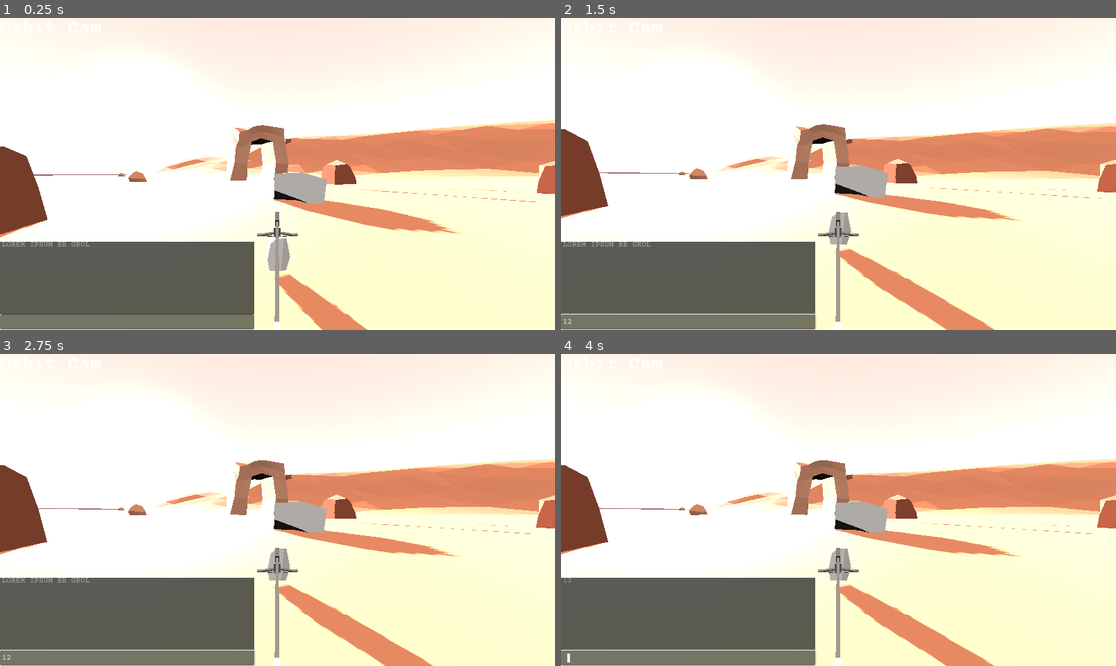
Above: before the commit, frames 1-4 (two rows, left to right).
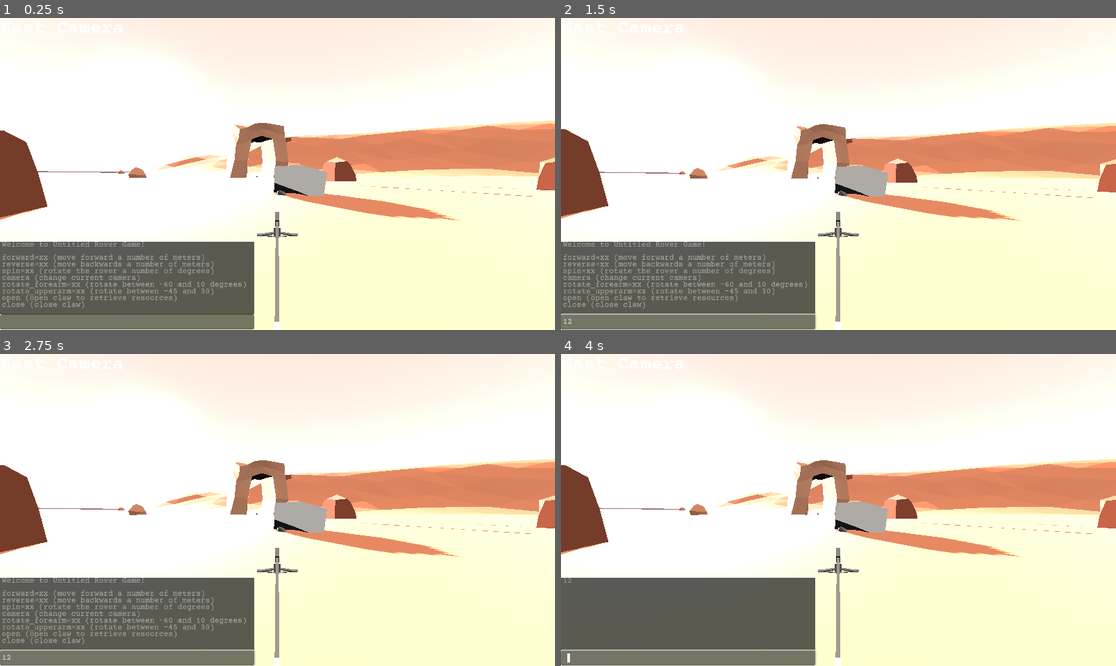
Above: after the commit, the same moments.

Repository: PandorasGit/RoverGame
Game: Godot game, scene res://DevRoom.tscn
The game is run twice, just before and just after one commit, with the same random seed, the same clock (stepped at 60 frames per second) and the same inputs.
Inputs (mouse positions are in pixels of both pictures, inside the frame that each line leads up to):
- Up to frame 1 (0.25 s): no input
- Up to frame 2 (1.5 s): click (688, 320) at 0.52 s; type "12" at 0.6 s
- Up to frame 3 (2.75 s): no input
- Up to frame 4 (4 s): tap Enter at 2.75 s; tap Space at 3.5 s

The runs differ from the first frame. In frame 1, 7.6% of the frame differs, in the area x 0-100%, y 1-100%; in frame 2, 4.4%; in frame 3, 3.9%; in frame 4, 2.2%.

Commit message:
Add help command

Diff:
--- a/project/DevRoom.tscn
+++ b/project/DevRoom.tscn
@@ -46,7 +46,7 @@
 [node name="console" parent="." instance=ExtResource("2_240b5")]
 
 [node name="rover" parent="." instance=ExtResource("3_xwqu1")]
-transform = Transform3D(1, 0, 0, 0, 1, 0, 0, 0, 1, 0, 3.01221, 5.43706)
+transform = Transform3D(1, 0, 0, 0, 1, 0, 0, 0, 1, 0, 1.2913, 5.43706)
 
 [node name="WorldEnvironment" type="WorldEnvironment" parent="."]
 environment = SubResource("Environment_4drep")
@@ -91,7 +91,7 @@
 transform = Transform3D(-0.00765878, 0.058135, -0.596474, -0.0367501, 0.595354, 0.0584978, 0.598172, 0.0373213, -0.00404309, 5.3684, 2.16609, -47.0088)
 
 [node name="Lithium" parent="." instance=ExtResource("7_1qr8n")]
-transform = Transform3D(1, 0, 0, 0, 1, 0, 0, 0, 1, 0, 0, -8.4941)
+transform = Transform3D(0.540461, -0.841369, 0, 0.841369, 0.540461, 0, 0, 0, 1, 1.23376, -1.27218, -44.5211)
 
 [node name="Rockformation" type="MeshInstance3D" parent="."]
 transform = Transform3D(-0.360404, 0, 0.932796, 0, 1, 0, -0.932796, 0, -0.360404, -27.4267, 29.0733, -255.298)
@@ -113,3 +113,6 @@
 stream = ExtResource("10_40avu")
 volume_db = -8.0
 autoplay = true
+
+[node name="Lithium2" parent="." instance=ExtResource("7_1qr8n")]
+transform = Transform3D(0.415646, -0.667296, 0.618024, 0.848806, 0.528705, 0, -0.326753, 0.524583, 0.786159, -26.37, -1.21616, -257.842)
--- a/project/Rocks/Lithium/lithium.tscn
+++ b/project/Rocks/Lithium/lithium.tscn
@@ -1,6 +1,12 @@
-[gd_scene load_steps=3 format=3 uid="uid://bdrclcw24q5ic"]
+[gd_scene load_steps=4 format=3 uid="uid://bdrclcw24q5ic"]
 
 [ext_resource type="PackedScene" uid="uid://j5yg12lmkce2" path="res://Lithium.glb" id="1_bgegh"]
+
+[sub_resource type="StandardMaterial3D" id="StandardMaterial3D_cuflw"]
+albedo_color = Color(0.411765, 0.411765, 0.411765, 1)
+metallic = 0.73
+metallic_specular = 0.03
+roughness = 0.47
 
 [sub_resource type="CylinderShape3D" id="CylinderShape3D_emq2o"]
 height = 2.5
@@ -8,6 +14,9 @@
 
 [node name="Lithium" instance=ExtResource("1_bgegh")]
 
+[node name="Cube" parent="." index="0"]
+surface_material_override/0 = SubResource("StandardMaterial3D_cuflw")
+
 [node name="Area3D" type="Area3D" parent="." index="1" groups=["resource"]]
 collision_layer = 2
 collision_mask = 2
--- a/project/Rover/rover.gd
+++ b/project/Rover/rover.gd
@@ -12,12 +12,11 @@
 @onready var upperRightClaw = $VehicleBody3D/Rovee/Upper_Arm/Fore_Arm/Claw_Compartment/Claw_Right_Lower/Claw_Right_Upper
 @onready var durationTimer = $DurationTimer
 @onready var clawArea = $VehicleBody3D/Rovee/Upper_Arm/Fore_Arm/Claw_Compartment/ClawArea/ClawAreaOfEffect
-
-
 @onready var forearm = get_node("VehicleBody3D/Rovee/Upper_Arm/Fore_Arm")
 @onready var upperarm = get_node("VehicleBody3D/Rovee/Upper_Arm")
 
 
+var resources := 0
 var going := false
 var current_cam := 0
 var last_position := Vector3.ZERO
@@ -173,6 +172,7 @@
 	for particle in $VehicleBody3D/Particles.get_children():
 		particle.emitting = true
 
+
 func end_particles():
 	for particle in $VehicleBody3D/Particles.get_children():
 		particle.emitting = false
@@ -181,3 +181,4 @@
 func _on_claw_area_area_entered(area):
 	if area.is_in_group("resource"):
 		area.get_parent_node_3d().queue_free()
+		resources += 1
--- a/project/console/console.gd
+++ b/project/console/console.gd
@@ -7,7 +7,7 @@
 @export var average_angular_speed := 5.365
 var terminal_text
 
-var camera_names = ["Orbit Cam", "Selfie Cam", "Ground Cam"]
+var camera_names = ["Mast Cam", "Selfie Cam", "Ground Cam"]
 var current_cam = 0
 
 func _on_terminal_text_submitted(_new_text):
@@ -46,3 +46,12 @@
 			EventQueue.emit_signal("open_claw")
 		if command_with_paramater[0] == "close":
 			EventQueue.emit_signal("close_claw")
+		if command_with_paramater[0] == "help":
+			command_history.text += "forward=xx (move forward a number of meters)
+reverse=xx (move backwards a number of meters)
+spin=xx (rotate the rover a number of degrees)
+camera (change current camera)
+rotate_forearm=xx (rotate between -60 and 10 degrees)
+rotate_upperarm=xx (rotate between -45 and 30)
+open (open claw to retrieve resources)
+close (close claw)\n"
--- a/project/console/console.tscn
+++ b/project/console/console.tscn
@@ -25,7 +25,16 @@
 grow_vertical = 0
 theme_override_constants/line_spacing = -5
 theme_override_fonts/font = ExtResource("2_1albp")
-placeholder_text = "LOREM IPSUM BB GROL"
+placeholder_text = "Welcome to Untitled Rover Game!
+
+forward=xx (move forward a number of meters)
+reverse=xx (move backwards a number of meters)
+spin=xx (rotate the rover a number of degrees)
+camera (change current camera)
+rotate_forearm=xx (rotate between -60 and 10 degrees)
+rotate_upperarm=xx (rotate between -45 and 30)
+open (open claw to retrieve resources)
+close (close claw)"
 editable = false
 
 [node name="Terminal" type="LineEdit" parent="."]
@@ -45,7 +54,7 @@
 offset_bottom = 23.0
 theme_override_fonts/font = ExtResource("3_l14w3")
 theme_override_font_sizes/font_size = 39
-text = "Orbit Cam"
+text = "Mast Camera"
 
 [connection signal="text_changed" from="History" to="History" method="_on_text_changed"]
 [connection signal="text_submitted" from="Terminal" to="." method="_on_terminal_text_submitted"]
